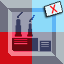
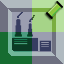
The second 64px x 64px image is a revision of the first. Changes to its layers:
renamed "X" to "Layer 13", painted on it over [44, 1, 63, 19]
painted on "Layer 6" over [0, 0, 64, 64]
